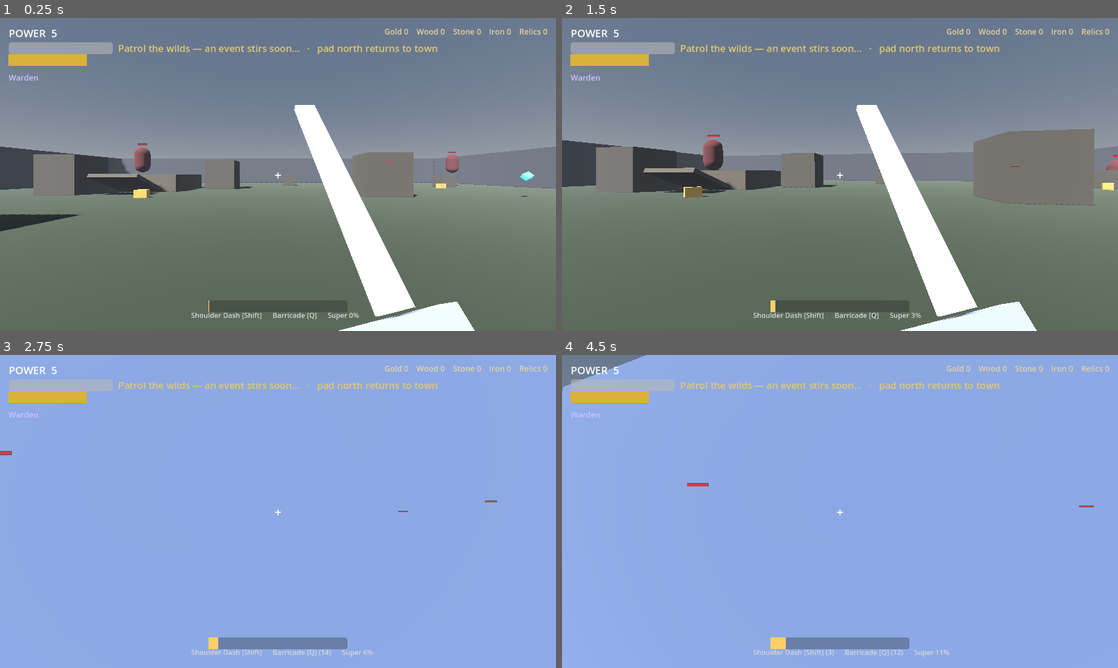
Above: before the commit, frames 1-4 (two rows, left to right).
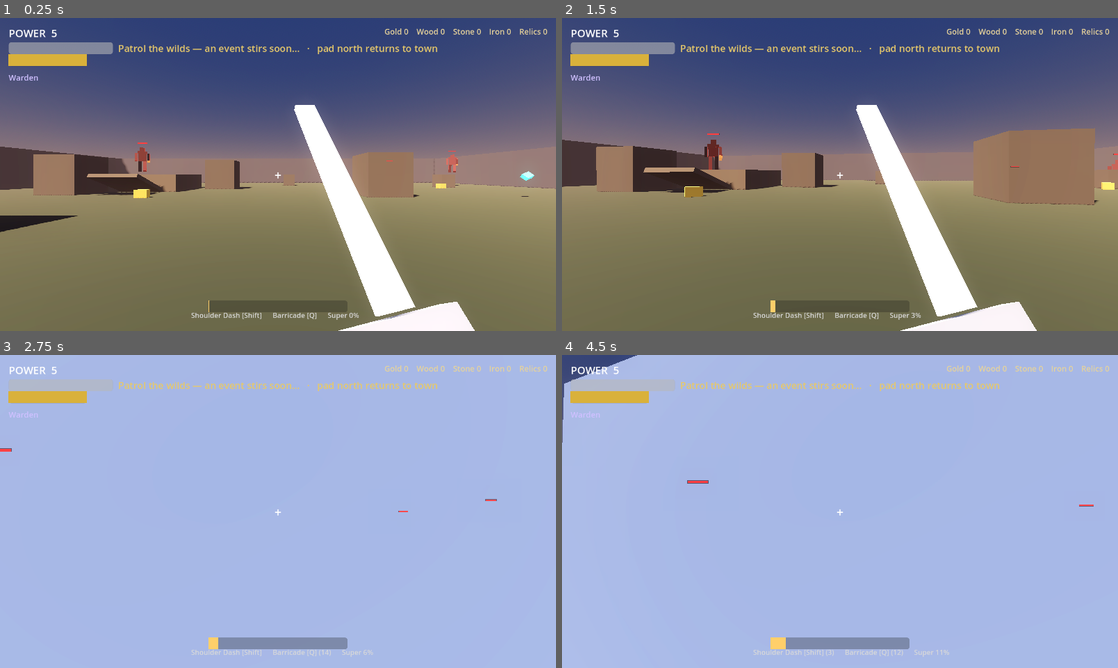
Above: after the commit, the same moments.

Repository: trevorvail3/Slayer
Game: Godot game, scene res://scenes/zone.tscn
Same seed, same stepped clock (60 frames per second), same inputs: the game is played once before the commit and once after it. This scene is started directly instead of the project's main scene.
Inputs (mouse positions are in pixels of both pictures, inside the frame that each line leads up to):
- Up to frame 1 (0.25 s): no input
- Up to frame 2 (1.5 s): move the mouse to (867, 174) at 0.52 s; press the mouse at (867, 174) at 0.53 s; hold W (move_forward) from 0.53 s (still down); tap Space (jump) at 0.77 s; move the mouse to (812, 174) at 1.27 s; release the mouse at (812, 174) at 1.28 s; right-click (812, 174) at 1.35 s
- Up to frame 3 (2.75 s): keep holding W (move_forward); tap Space (jump) at 1.52 s; move the mouse to (289, 505) at 2.02 s; hold Q (class_ability) from 2.03 s (still down)
- Up to frame 4 (4.5 s): keep holding W (move_forward); move the mouse to (834, 517) at 2.77 s; release Q (class_ability) at 2.78 s; tap Shift (dodge) at 2.85 s; click (834, 517) at 2.92 s; tap Space (jump) at 3.02, 3.77 s; move the mouse to (878, 514) at 3.52 s; tap E (interact) at 3.6 s; move the mouse to (795, 508) at 4.27 s; tap F (super) at 4.35 s

The runs differ from the first frame. In frame 1, 68% of the frame differs, in the area x 0-100%, y 0-98%; in frame 2, 64%; in frame 3, 96%; in frame 4, 97%, in the area x 0-100%, y 0-100%.

Commit message:
Polish pass: humanoid rigs + animation + VFX + grade; World Bible
Visual/feel overhaul (all-code — no external art) so it reads as a real game,
plus the lore foundation.

Visuals:
- Enemies are now code-built humanoid rigs (torso/head/arms/legs + held prop),
  sized per archetype and the Colossus, with a shared material for hit-flash.
- Procedural animation: face-the-player, walk cycle, wind-up arm raise, idle
  sway, and a death topple (fall + sink) with corpse collision disabled.
- VFX: scripts/fx/hit_burst.gd (GPUParticles3D one-shot) via Combat.spawn_hit;
  hit sparks on damage + a death puff.
- Player: camera head-bob while moving + landing dip.
- Lighting/grade: filmic tonemap, glow/bloom, saturation/contrast, tuned sky &
  fog per scene (moody wilds, warm town). Rim-lit materials for edge pop.
- Deferred as riskier: custom toon/outline shader; asset-pack models.

World Bible (docs/lore/): setting (Aldermoor, the Blight, the Bastion), enemy
roster, town & returning NPCs, the three orders (classes), bosses, timeline,
tone & naming, glossary. Linked from the vault Home; draft v1 to iterate.

Co-Authored-By: Claude Opus 4.8 <noreply@anthropic.com>
Claude-Session: https://claude.ai/code/session_01BSW54Paq7ZG23rR9KqKiVs

Diff:
--- a/autoload/combat.gd
+++ b/autoload/combat.gd
@@ -27,3 +27,13 @@
 	scene.add_child(dn)
 	dn.global_position = world_pos
 	dn.play(amount, is_crit)
+
+## Spawn a one-shot particle burst (hit sparks / death puff).
+func spawn_hit(world_pos: Vector3, color: Color = Color.WHITE, count: int = 12, scl: float = 1.0) -> void:
+	var scene := get_tree().current_scene
+	if scene == null:
+		return
+	var b := HitBurst.new()
+	scene.add_child(b)
+	b.global_position = world_pos
+	b.play(color, count, scl)
--- a/scripts/enemies/enemy.gd
+++ b/scripts/enemies/enemy.gd
@@ -38,9 +38,16 @@
 var body_scale := 1.0
 var base_color := Color("8d3b3b")
 
-var _mesh: MeshInstance3D
 var _mat: StandardMaterial3D
 var _bar: HealthBar3D
+var _body: Node3D
+var _head: MeshInstance3D
+var _l_arm: Node3D
+var _r_arm: Node3D
+var _l_leg: Node3D
+var _r_leg: Node3D
+var _anim_t := 0.0
+var _walk_phase := 0.0
 var _attack_cd := 0.0
 var _windup_t := 0.0
 var _stagger_t := 0.0
@@ -105,20 +112,34 @@
 		base_color = Color("c0392b")
 
 func _build() -> void:
-	var h := 2.2 * body_scale
-	var r := 0.6 * body_scale
-
-	_mesh = MeshInstance3D.new()
-	var capsule := CapsuleMesh.new()
-	capsule.height = h
-	capsule.radius = r
-	_mesh.mesh = capsule
+	var s := body_scale
+
+	# One shared material so a flash tints the whole body at once.
 	_mat = StandardMaterial3D.new()
 	_mat.albedo_color = base_color
-	_mesh.material_override = _mat
-	_mesh.position = Vector3(0, h * 0.5, 0)
-	add_child(_mesh)
-
+	_mat.roughness = 0.85
+	_mat.rim_enabled = true
+	_mat.rim = 0.5
+
+	# Humanoid rig (visual only) parented to _body for facing + death topple.
+	_body = Node3D.new()
+	add_child(_body)
+	_body.add_child(_part(Vector3(0.62, 0.78, 0.36) * s, Vector3(0, 1.35, 0) * s))   # torso
+	_body.add_child(_part(Vector3(0.72, 0.20, 0.42) * s, Vector3(0, 1.74, 0) * s))   # shoulders
+	_head = _part(Vector3(0.34, 0.34, 0.34) * s, Vector3(0, 1.98, 0) * s)
+	_body.add_child(_head)
+	_l_arm = _limb(Vector3(-0.45, 1.66, 0) * s, Vector3(0.18, 0.74, 0.18) * s)
+	_r_arm = _limb(Vector3(0.45, 1.66, 0) * s, Vector3(0.18, 0.74, 0.18) * s)
+	_body.add_child(_l_arm)
+	_body.add_child(_r_arm)
+	_l_leg = _limb(Vector3(-0.19, 1.0, 0) * s, Vector3(0.24, 1.0, 0.24) * s)
+	_r_leg = _limb(Vector3(0.19, 1.0, 0) * s, Vector3(0.24, 1.0, 0.24) * s)
+	_body.add_child(_l_leg)
+	_body.add_child(_r_leg)
+	_add_prop(s)
+
+	var h := 2.2 * s
+	var r := 0.6 * s
 	var col := CollisionShape3D.new()
 	var shape := CapsuleShape3D.new()
 	shape.height = h
@@ -128,17 +149,63 @@
 	add_child(col)
 
 	_bar = HealthBar3D.new()
-	_bar.position = Vector3(0, h + 0.4, 0)
+	_bar.position = Vector3(0, 2.45 * s + 0.2, 0)
 	if is_boss:
 		_bar.scale = Vector3(2.2, 2.2, 1.0)
 	add_child(_bar)
 	_bar.set_ratio(1.0)
 
+func _part(size: Vector3, pos: Vector3) -> MeshInstance3D:
+	var m := MeshInstance3D.new()
+	var box := BoxMesh.new()
+	box.size = size
+	m.mesh = box
+	m.material_override = _mat
+	m.position = pos
+	return m
+
+## A limb: a pivot Node3D at the joint with a box hanging down, so rotating the
+## pivot about X swings the limb from the shoulder/hip.
+func _limb(joint: Vector3, size: Vector3) -> Node3D:
+	var pivot := Node3D.new()
+	pivot.position = joint
+	var m := MeshInstance3D.new()
+	var box := BoxMesh.new()
+	box.size = size
+	m.mesh = box
+	m.material_override = _mat
+	m.position = Vector3(0, -size.y * 0.5, 0)
+	pivot.add_child(m)
+	return pivot
+
+func _add_prop(s: float) -> void:
+	var prop := MeshInstance3D.new()
+	var box := BoxMesh.new()
+	var pmat := StandardMaterial3D.new()
+	pmat.rim_enabled = true
+	match kind:
+		Kind.BRUTE:
+			box.size = Vector3(0.18, 0.18, 0.95) * s
+			pmat.albedo_color = Color("6a4a2a")
+		Kind.ARCHER:
+			box.size = Vector3(0.06, 0.95, 0.06) * s
+			pmat.albedo_color = Color("8a5a32")
+		_:
+			box.size = Vector3(0.08, 0.08, 0.85) * s
+			pmat.albedo_color = Color("cfd4de")
+	prop.mesh = box
+	prop.material_override = pmat
+	prop.position = Vector3(0, -0.72 * s, -0.35 * s)   # in the right hand, pointing forward
+	_r_arm.add_child(prop)
+
 func _physics_process(delta: float) -> void:
 	_attack_cd = maxf(0.0, _attack_cd - delta)
 	_tick_bleed(delta)
 	if _dead:
 		return
+
+	_anim_t += delta
+	_animate_rig(delta)
 
 	if not is_on_floor():
 		velocity.y -= GRAVITY * delta
@@ -245,6 +312,8 @@
 	if _bar:
 		_bar.set_ratio(float(health) / float(max_health))
 	_flash()
+	Combat.spawn_hit(global_position + Vector3(0, 1.3 * body_scale, 0),
+		Color("ffdd55") if is_crit else Color("ff6b6b"), 14 if is_crit else 8, body_scale)
 
 	if source_pos != Vector3.ZERO and knockback_resist < 1.0:
 		var kb := global_position - source_pos
@@ -301,6 +370,12 @@
 	if _dead:
 		return
 	_dead = true
+	remove_from_group("enemy")               # stop counting toward spawns immediately
+	set_deferred("collision_layer", 0)        # let the player walk through the corpse
+	if _bar:
+		_bar.visible = false
+	Combat.spawn_hit(global_position + Vector3(0, 1.2 * body_scale, 0), base_color.lightened(0.25), 24, body_scale * 1.4)
+
 	GameState.add_gold(randi_range(4, 8 + power) + (60 if is_boss else 0) + (150 if world_boss else 0))
 	var rolls := 5 if world_boss else (3 if is_boss else 1)
 	var min_rarity := 3 if is_boss else 0    # Legendary+ from any boss
@@ -310,4 +385,43 @@
 		get_parent().add_child(drop)
 		drop.global_position = global_position + Vector3(randf_range(-1.0, 1.0), 0.5, randf_range(-1.0, 1.0))
 	died.emit(self)
-	queue_free()
+
+	# Topple over, then free.
+	if _body:
+		var t := create_tween()
+		t.tween_property(_body, "rotation:x", deg_to_rad(88), 0.35).set_ease(Tween.EASE_IN)
+		t.parallel().tween_property(_body, "position:y", -0.9 * body_scale, 0.5).set_delay(0.2)
+		t.tween_callback(queue_free)
+	else:
+		queue_free()
+
+## Procedural rig animation: face the player, walk when moving, telegraph a
+## wind-up with a raised arm, idle-sway otherwise.
+func _animate_rig(delta: float) -> void:
+	if _body == null:
+		return
+	var player := get_tree().get_first_node_in_group("player") as Node3D
+	if player:
+		var to := player.global_position - global_position
+		if absf(to.x) + absf(to.z) > 0.01:
+			_body.rotation.y = lerp_angle(_body.rotation.y, atan2(to.x, to.z), delta * 8.0)
+
+	var hspeed := Vector2(velocity.x, velocity.z).length()
+	if _windup_t > 0.0:
+		_r_arm.rotation.x = lerp_angle(_r_arm.rotation.x, -2.3, delta * 12.0)
+		_l_arm.rotation.x = lerp_angle(_l_arm.rotation.x, 0.5, delta * 10.0)
+		_l_leg.rotation.x = lerp_angle(_l_leg.rotation.x, 0.0, delta * 8.0)
+		_r_leg.rotation.x = lerp_angle(_r_leg.rotation.x, 0.0, delta * 8.0)
+	elif hspeed > 0.6:
+		_walk_phase += delta * (2.0 + hspeed)
+		var sw := sin(_walk_phase) * 0.6
+		_l_leg.rotation.x = sw
+		_r_leg.rotation.x = -sw
+		_l_arm.rotation.x = -sw * 0.7
+		_r_arm.rotation.x = sw * 0.7
+	else:
+		var idle := sin(_anim_t * 1.6) * 0.06
+		_l_leg.rotation.x = lerp_angle(_l_leg.rotation.x, 0.0, delta * 8.0)
+		_r_leg.rotation.x = lerp_angle(_r_leg.rotation.x, 0.0, delta * 8.0)
+		_l_arm.rotation.x = lerp_angle(_l_arm.rotation.x, idle, delta * 6.0)
+		_r_arm.rotation.x = lerp_angle(_r_arm.rotation.x, -idle, delta * 6.0)
--- /dev/null
+++ b/scripts/fx/hit_burst.gd
@@ -0,0 +1,38 @@
+class_name HitBurst
+extends GPUParticles3D
+
+## A one-shot particle burst (hit sparks / death puff). Emits once, then frees.
+
+func play(color: Color, count: int = 12, scl: float = 1.0) -> void:
+	amount = maxi(2, count)
+	lifetime = 0.5
+	one_shot = true
+	explosiveness = 1.0
+	local_coords = false
+
+	var pm := ParticleProcessMaterial.new()
+	pm.direction = Vector3(0, 1, 0)
+	pm.spread = 100.0
+	pm.initial_velocity_min = 2.0
+	pm.initial_velocity_max = 5.0 * scl
+	pm.gravity = Vector3(0, -9.0, 0)
+	pm.scale_min = 0.4
+	pm.scale_max = 1.0
+	pm.color = color
+	process_material = pm
+
+	var quad := QuadMesh.new()
+	quad.size = Vector2(0.12, 0.12) * scl
+	var dm := StandardMaterial3D.new()
+	dm.albedo_color = color
+	dm.emission_enabled = true
+	dm.emission = color
+	dm.emission_energy_multiplier = 2.0
+	dm.shading_mode = BaseMaterial3D.SHADING_MODE_UNSHADED
+	dm.billboard_mode = BaseMaterial3D.BILLBOARD_PARTICLES
+	dm.transparency = BaseMaterial3D.TRANSPARENCY_ALPHA
+	quad.material = dm
+	draw_pass_1 = quad
+
+	emitting = true
+	get_tree().create_timer(lifetime + 0.3).timeout.connect(queue_free)
--- a/scripts/hub.gd
+++ b/scripts/hub.gd
@@ -40,10 +40,21 @@
 	var env := Environment.new()
 	env.background_mode = Environment.BG_SKY
 	var sky := Sky.new()
-	sky.sky_material = ProceduralSkyMaterial.new()
+	var skymat := ProceduralSkyMaterial.new()
+	skymat.sky_top_color = Color("3a6bb0")
+	skymat.sky_horizon_color = Color("cfc0a0")
+	skymat.ground_horizon_color = Color("6a6250")
+	sky.sky_material = skymat
 	env.sky = sky
 	env.ambient_light_source = Environment.AMBIENT_SOURCE_SKY
-	env.ambient_light_energy = 0.7
+	env.ambient_light_energy = 0.75
+	env.tonemap_mode = Environment.TONE_MAPPER_FILMIC
+	env.glow_enabled = true
+	env.glow_intensity = 0.4
+	env.glow_bloom = 0.1
+	env.adjustment_enabled = true
+	env.adjustment_saturation = 1.12
+	env.adjustment_contrast = 1.05
 	var we := WorldEnvironment.new()
 	we.environment = env
 	add_child(we)
--- a/scripts/player/player.gd
+++ b/scripts/player/player.gd
@@ -17,6 +17,7 @@
 
 const SHIELD_HIDDEN_POS := Vector3(-0.55, -0.85, -0.5)
 const SHIELD_BLOCK_POS := Vector3(-0.28, -0.22, -0.42)
+const CAM_BASE_Y := 0.7
 
 var camera: Camera3D
 var attack_ray: RayCast3D
@@ -40,6 +41,9 @@
 var _invuln_timer := 0.0
 var _dash_timer := 0.0
 var _dash_vel := Vector3.ZERO
+var _bob_t := 0.0
+var _land_dip := 0.0
+var _was_air := false
 var _blade_left := 0
 var _meteor_left := 0
 var _swing_tween: Tween
@@ -182,6 +186,14 @@
 	_kick = lerpf(_kick, 0.0, clampf(delta * 12.0, 0.0, 1.0))
 	if camera:
 		camera.rotation.x = _pitch + _kick
+		# Head-bob while moving on the ground + landing dip.
+		var hspeed := Vector2(velocity.x, velocity.z).length()
+		var move_frac := clampf(hspeed / maxf(1.0, PlayerStats.move_speed()), 0.0, 1.0)
+		if hspeed > 0.5 and is_on_floor():
+			_bob_t += delta * (6.0 + hspeed)
+		_land_dip = lerpf(_land_dip, 0.0, delta * 9.0)
+		camera.position.y = CAM_BASE_Y + sin(_bob_t * 2.0) * 0.025 * move_frac - _land_dip
+		camera.position.x = sin(_bob_t) * 0.02 * move_frac
 
 	if _parry_timer > 0.0:
 		_parry_timer -= delta
@@ -203,8 +215,12 @@
 func _physics_process(delta: float) -> void:
 	if not is_on_floor():
 		velocity.y -= GRAVITY * delta
+		_was_air = true
 	else:
 		velocity.y = 0.0
+		if _was_air:
+			_land_dip = 0.12   # dip the view on landing
+			_was_air = false
 		if Input.is_action_just_pressed("jump"):
 			velocity.y = JUMP_VELOCITY
 
--- a/scripts/zone.gd
+++ b/scripts/zone.gd
@@ -172,20 +172,34 @@
 
 func _build_environment() -> void:
 	var light := DirectionalLight3D.new()
-	light.rotation_degrees = Vector3(-50, -40, 0)
-	light.light_energy = 1.2
+	light.rotation_degrees = Vector3(-52, -46, 0)
+	light.light_energy = 1.15
+	light.light_color = Color("ffe0c0")   # warm key against a cool sky
 	light.shadow_enabled = true
 	add_child(light)
 
 	var env := Environment.new()
 	env.background_mode = Environment.BG_SKY
 	var sky := Sky.new()
-	sky.sky_material = ProceduralSkyMaterial.new()
+	var skymat := ProceduralSkyMaterial.new()
+	skymat.sky_top_color = Color("2a3452")
+	skymat.sky_horizon_color = Color("7a6660")
+	skymat.ground_horizon_color = Color("3a322e")
+	skymat.ground_bottom_color = Color("241f1d")
+	sky.sky_material = skymat
 	env.sky = sky
 	env.ambient_light_source = Environment.AMBIENT_SOURCE_SKY
 	env.ambient_light_energy = 0.5
+	env.tonemap_mode = Environment.TONE_MAPPER_FILMIC
+	env.glow_enabled = true
+	env.glow_intensity = 0.5
+	env.glow_bloom = 0.15
+	env.adjustment_enabled = true
+	env.adjustment_saturation = 1.18
+	env.adjustment_contrast = 1.08
 	env.fog_enabled = true
-	env.fog_density = 0.004
+	env.fog_light_color = Color("6b5a58")
+	env.fog_density = 0.006
 	var we := WorldEnvironment.new()
 	we.environment = env
 	add_child(we)
Not shown, changed: README.md
Not shown, changed: docs/Home.md
Not shown, changed: docs/Milestone Log.md
Not shown, added: docs/lore/Bosses.md
Not shown, added: docs/lore/Classes in Lore.md
Not shown, added: docs/lore/Factions and The Town.md
Not shown, added: docs/lore/Glossary.md
Not shown, added: docs/lore/Setting and Premise.md
Not shown, added: docs/lore/The Blight (The Enemy).md
Not shown, added: docs/lore/Timeline.md
Not shown, added: docs/lore/Tone and Naming.md
Not shown, added: docs/lore/World Bible (Home).md
